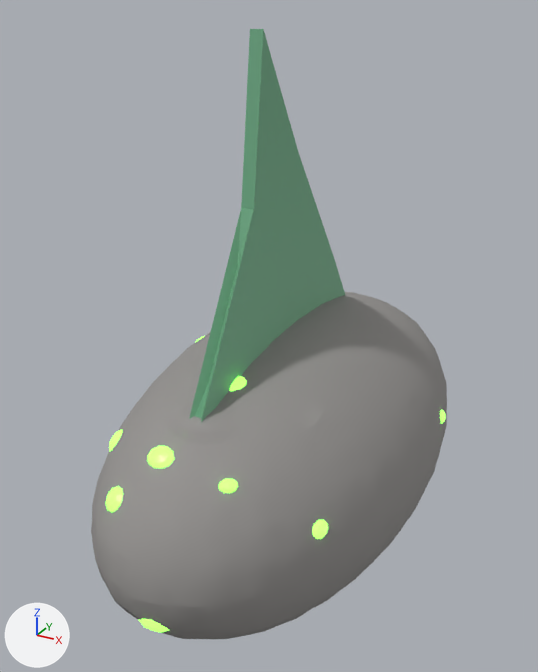
The glTF model godot/assets/models/creatures/rockyshark/segment_fin.glb: old version first, new version second.
One viewpoint serves both versions: a 50 mm lens placed at (0.9, -1.788, 1.217), pointed at (-0.058, -0.048, 0.347). The lights are fixed; the arrows at lower left show +X, +Y and +Z. The older version comes first. Where no turn or scale is listed for an object, it has been applied to the vertices.

In view in the first picture: 'FinDorsal', 'PoreS0', 'PoreS1', 'PoreS10', 'PoreS11', 'PoreS13', 'PoreS3', 'PoreS5', 'PoreS6', 'SegmentFin'.
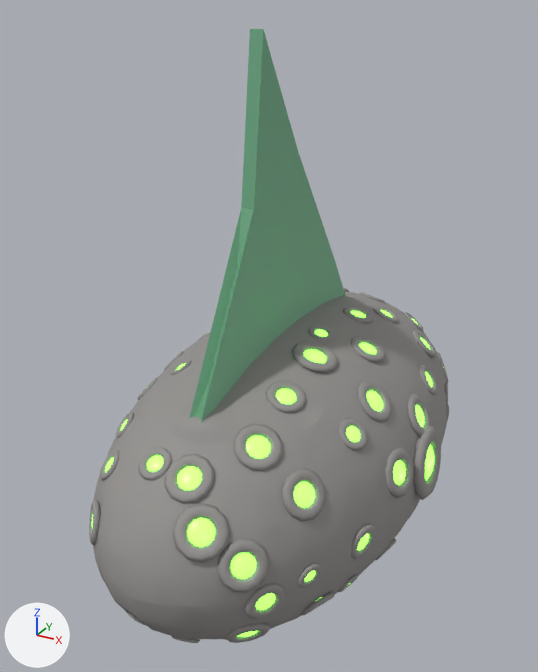
Edits to the bpy script that builds the scene:
```text
Add me_rimss:
    me_rimss.from_pydata(...)  # 6840 vertices, 13680 faces; spans x -0.456..0.453, y -0.736..0.719, z -0.411..0.399
    me_rimss.materials.append(mat_rock)  # grey #959390
Add me_poress:
    me_poress.from_pydata(...)  # 5766 vertices, 11160 faces; spans x -0.419..0.419, y -0.714..0.702, z -0.402..0.392
    me_poress.materials.append(mat_glow)  # green #81ff50, glowing green #81ff50
Change ob_holer0:
    ob_holer0.location: (0.0, -20.48, 2.56) -> (-0.0169, -26.06, 2.41)
Remove ob_pores0:
    ob_pores0 = bpy.data.objects.new('PoreS0', me_pores0)
    ob_pores0.location = (0.012, -0.36, 0.347)
Remove ob_pores1:
    ob_pores1 = bpy.data.objects.new('PoreS1', me_pores1)
    ob_pores1.location = (-0.042, -0.599, 0.246)
Remove ob_pores3:
    ob_pores3 = bpy.data.objects.new('PoreS3', me_pores3)
    ob_pores3.location = (0.136, -0.592, 0.224)
Remove ob_pores5:
    ob_pores5 = bpy.data.objects.new('PoreS5', me_pores5)
    ob_pores5.location = (-0.262, -0.5, 0.176)
Remove ob_pores6:
    ob_pores6 = bpy.data.objects.new('PoreS6', me_pores6)
    ob_pores6.location = (0.314, -0.481, 0.096)
Remove ob_pores10:
    ob_pores10 = bpy.data.objects.new('PoreS10', me_pores10)
    ob_pores10.location = (-0.122, -0.68, 0.153)
Remove ob_pores11:
    ob_pores11 = bpy.data.objects.new('PoreS11', me_pores11)
    ob_pores11.location = (0.027, -0.754, -0.095)
Remove ob_pores13:
    ob_pores13 = bpy.data.objects.new('PoreS13', me_pores13)
    ob_pores13.location = (0.399, 0.203, 0.078)
Add ob_rimss:
    ob_rimss = bpy.data.objects.new('RimsS', me_rimss)
    ob_rimss.location = (0.0, 0.0, 0.0)
Add ob_poress:
    ob_poress = bpy.data.objects.new('PoresS', me_poress)
    ob_poress.location = (0.0, 0.0, 0.0)
```

Pixel boxes [x1, y1, x2, y2] of what changed, in the pictures (538 x 672 px):
'RimsS', added: after [89, 288, 449, 643]
'PoresS', added (mostly hidden): after [92, 310, 444, 637]
'PoreS1', deleted (green): before [147, 446, 174, 468]
'PoreS10', deleted: before [106, 486, 123, 512]
'PoreS6', deleted: before [312, 519, 328, 539]
'HoleR0', moved (not visible before): after [425, 444, 434, 480]
'PoreS3', deleted: before [219, 478, 238, 493]
'PoreS11', deleted: before [139, 619, 169, 632]
'PoreS0', deleted: before [229, 376, 247, 391]
'PoreS5', deleted: before [109, 429, 123, 451]
'PoreS13', deleted: before [440, 409, 446, 424]
